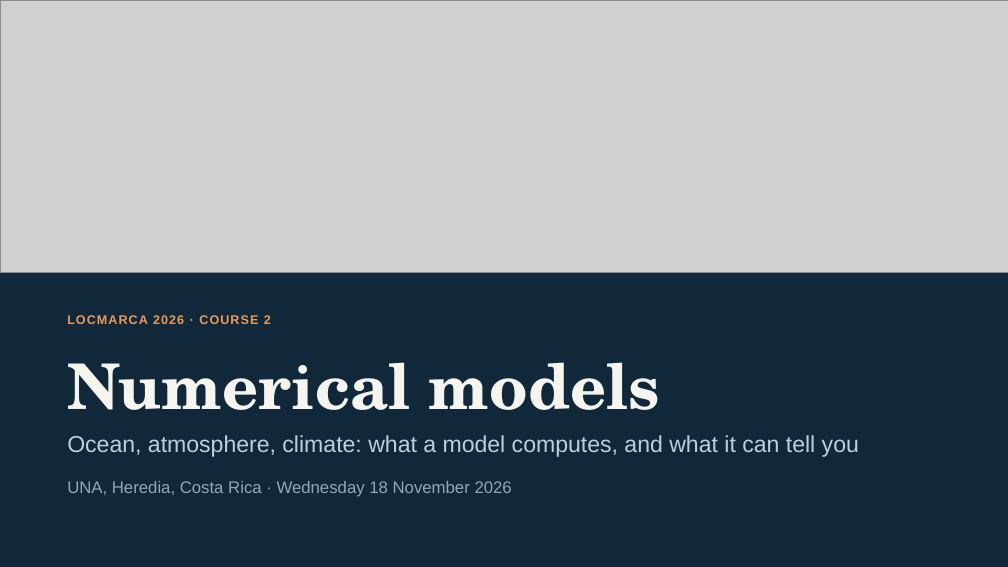
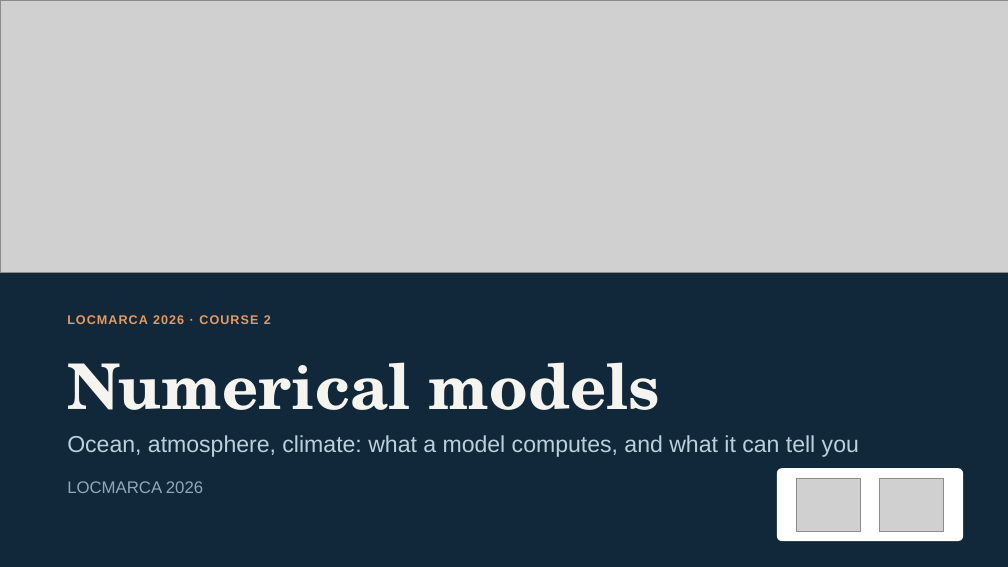
Before and after one commit to gcambon/script-locmarca, a slide deck: slide 1 of Courses/02_course_numerical_models.pptx. Drawn at 1008x567 pixels with LibreOffice and Linux fonts; fonts in the diff are those of the drawing; grey boxes stand for pictures. Boxes give left, top, right and bottom in pixels: in the first picture for what was removed or moved away, otherwise in the second. Text is boxed around its words. In the diff, an @@ line names an element or a change of style, - is before the commit and + after.

Commit message:
Add logo IRD + UNA and remove Heredia references

```diff
--- a/Courses/02_course_numerical_models.pptx
+++ b/Courses/02_course_numerical_models.pptx
@@ rounded rectangle added at (x1=777, y1=469, x2=963, y2=541), fill #FFFFFF, outline #FFFFFF 1 pt @@
@@ picture added at (x1=796, y1=479, x2=861, y2=532) @@
@@ picture added at (x1=879, y1=479, x2=944, y2=532) @@
@@ text at (x1=67, y1=481, x2=203, y2=493): text changed @@
-UNA, Heredia, Costa Rica · Wednesday 18 November 2026
+LOCMARCA 2026
```
Also in this commit, not shown: 11 other files.
